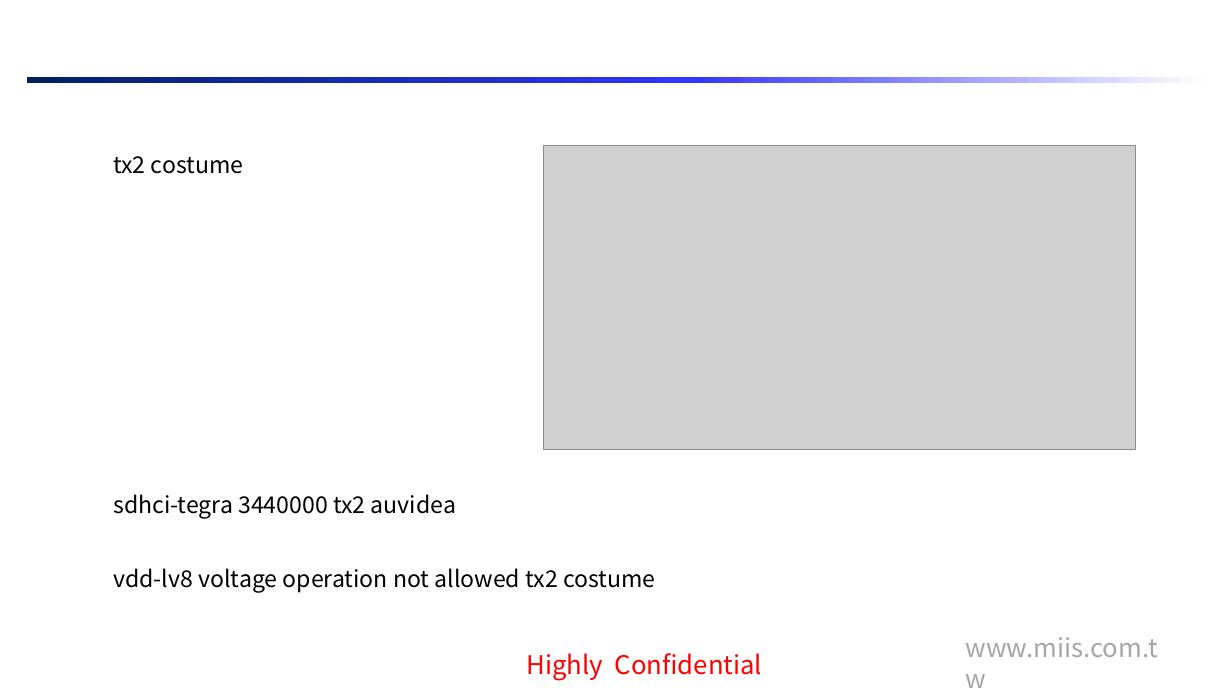
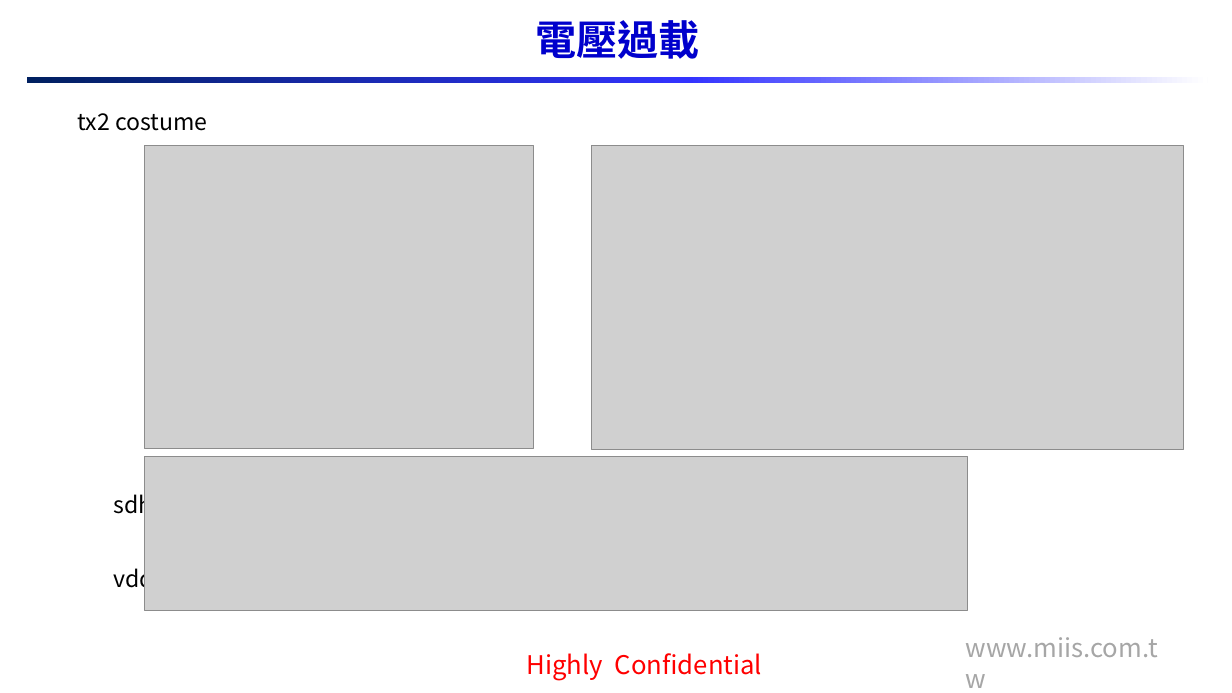
Before and after one commit to Yu-Chian-Lin/tx2-, a slide deck: slide 4 of 日報&週報/2019027weekly_report_Peter.pptx. Drawn at 1232x693 pixels with LibreOffice and Linux fonts; fonts in the diff are those of the drawing; grey boxes stand for pictures; background and template pictures are left out. Boxes give left, top, right and bottom in pixels: in the first picture for what was removed or moved away, otherwise in the second. Text is boxed around its words. In the diff, an @@ line names an element or a change of style, - is before the commit and + after.

```diff
--- a/日報&週報/2019027weekly_report_Peter.pptx
+++ b/日報&週報/2019027weekly_report_Peter.pptx
@@ title added at bbox=[536, 20, 700, 59], 32 pt, text #0000CC, bold @@
+電壓過載
@@ text "tx2 costume": place and size @@
-text "tx2 costume" at bbox=[113, 156, 243, 174]
+text "tx2 costume" at bbox=[77, 113, 207, 131]
@@ picture added at bbox=[145, 146, 534, 448] @@
@@ picture: place and size @@
-picture at bbox=[543, 146, 1137, 449]
+picture at bbox=[592, 146, 1185, 449]
@@ picture added at bbox=[145, 457, 969, 611] @@
```
Also in this commit, not shown: 2 other slides changed, 1 slide added, 7 other files.
